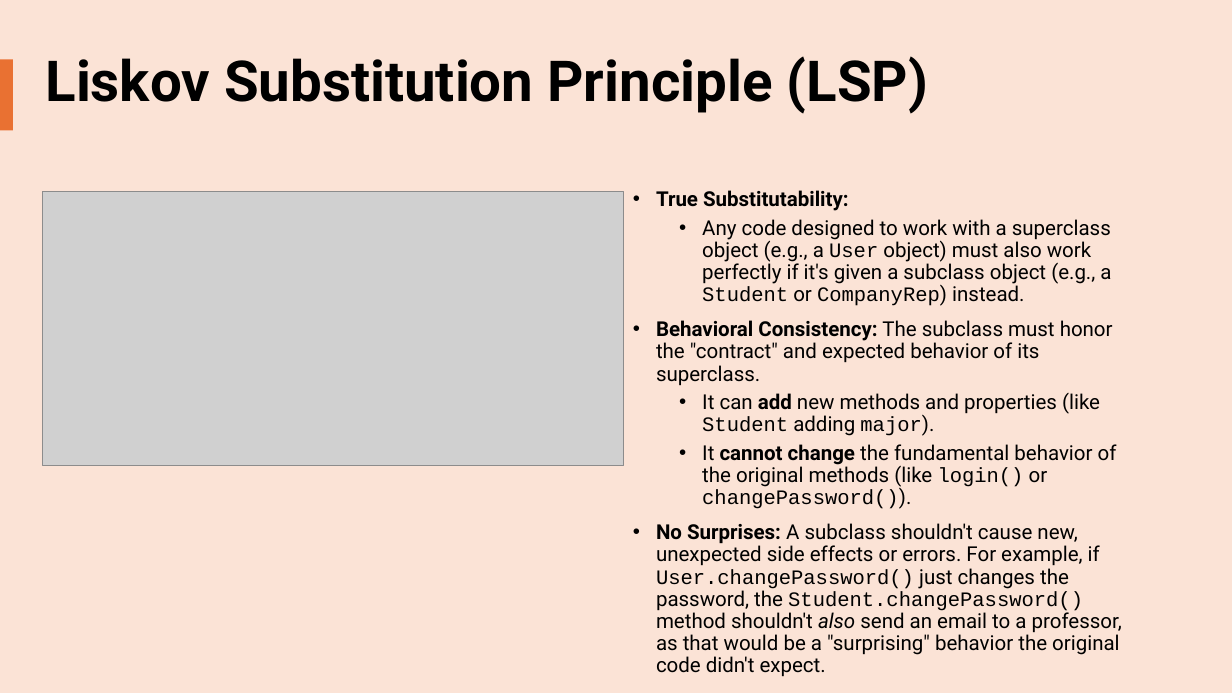
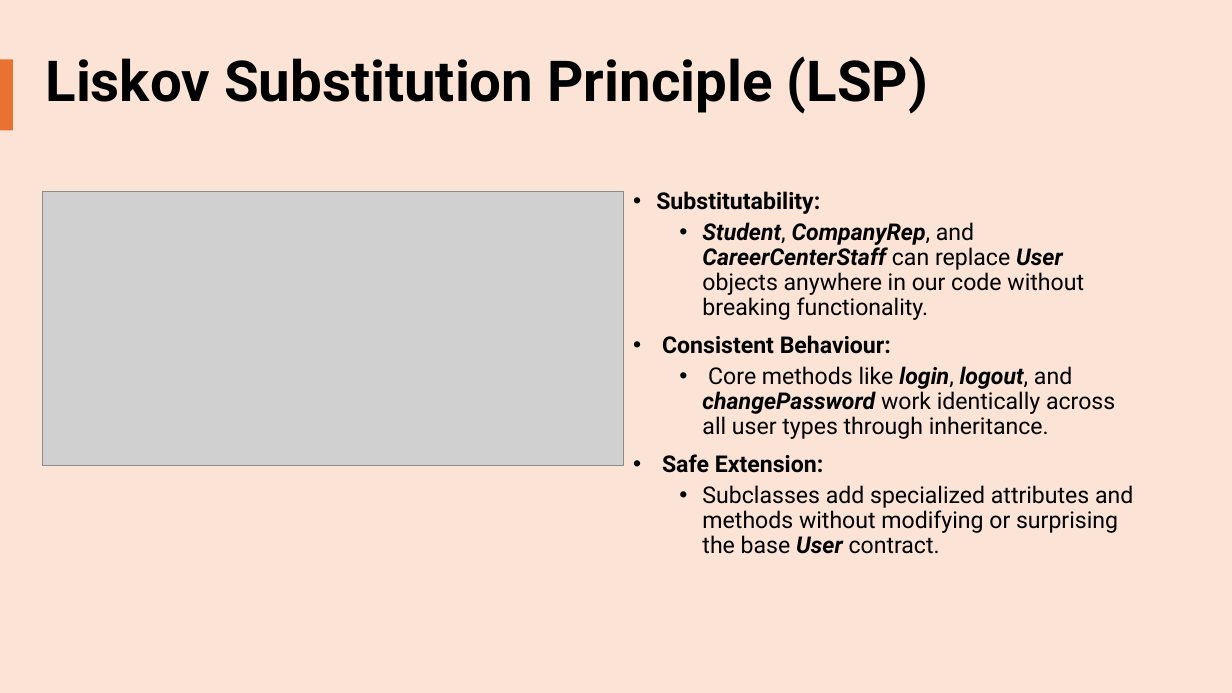
Before and after one commit to LeoTan123/NTU-CT2003-Assignment, a slide deck: slide 6 of Documentation/Slides/CT2003 Team 5 Slides.pptx. Drawn at 1232x693 pixels with LibreOffice and Linux fonts; fonts in the diff are those of the drawing; grey boxes stand for pictures. Boxes give left, top, right and bottom in pixels: in the first picture for what was removed or moved away, otherwise in the second. Text is boxed around its words. In the diff, an @@ line names an element or a change of style, - is before the commit and + after.

```diff
--- a/Documentation/Slides/CT2003 Team 5 Slides.pptx
+++ b/Documentation/Slides/CT2003 Team 5 Slides.pptx
@@ text at box(656, 191, 1133, 554): text changed; size 16 to 18 pt @@
-• True Substitutability:
-  • Any code designed to work with a superclass object (e.g., a User object) must also work perfectly if it's given a subclass object (e.g., a Student or CompanyRep) instead.
-• Behavioral Consistency: The subclass must honor the "contract" and expected behavior of its superclass.
-  • It can add new methods and properties (like Student adding major).
-  • It cannot change the fundamental behavior of the original methods (like login() or changePassword()).
-• No Surprises: A subclass shouldn't cause new, unexpected side effects or errors. For example, if User.changePassword() just changes the password, the Student.changePassword() method shouldn't also send an email to a professor, as that would be a "surprising" behavior the original code didn't expect.
+• Substitutability:
+  • Student, CompanyRep, and CareerCenterStaff can replace User objects anywhere in our code without breaking functionality.
+• Consistent Behaviour:
+  • Core methods like login, logout, and changePassword work identically across all user types through inheritance.
+• Safe Extension:
+  • Subclasses add specialized attributes and methods without modifying or surprising the base User contract.
```
Also in this commit, not shown: 4 other slides changed, 1 slide added, 5 other files.
